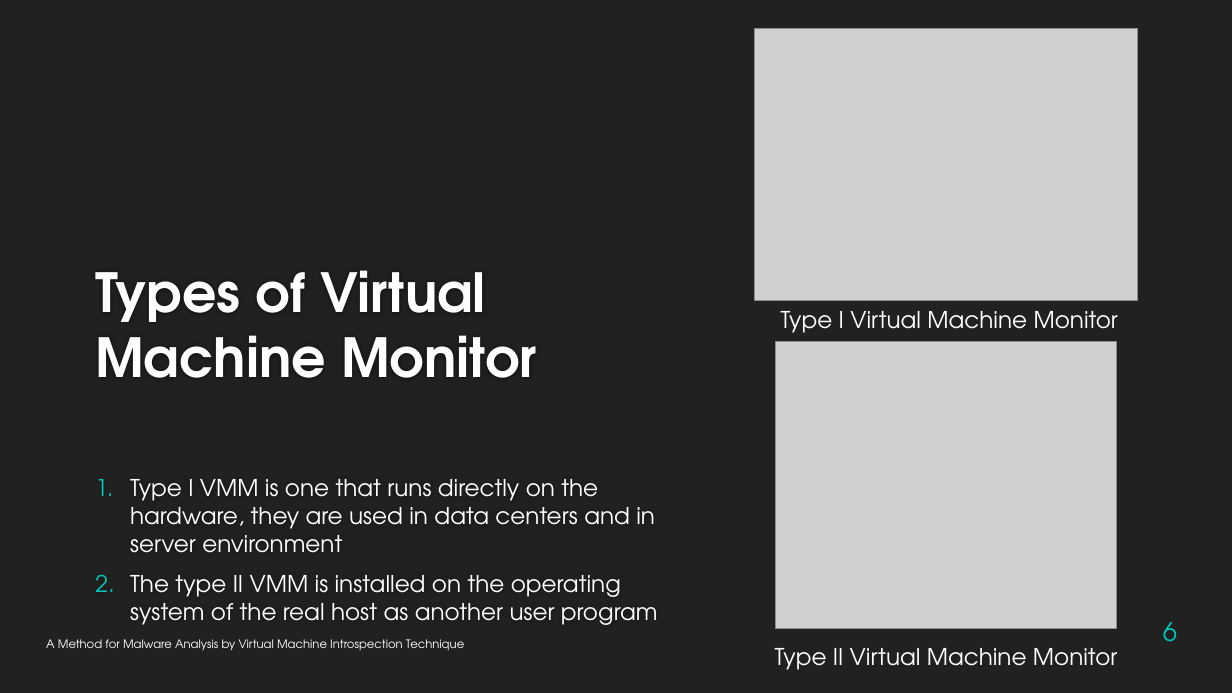
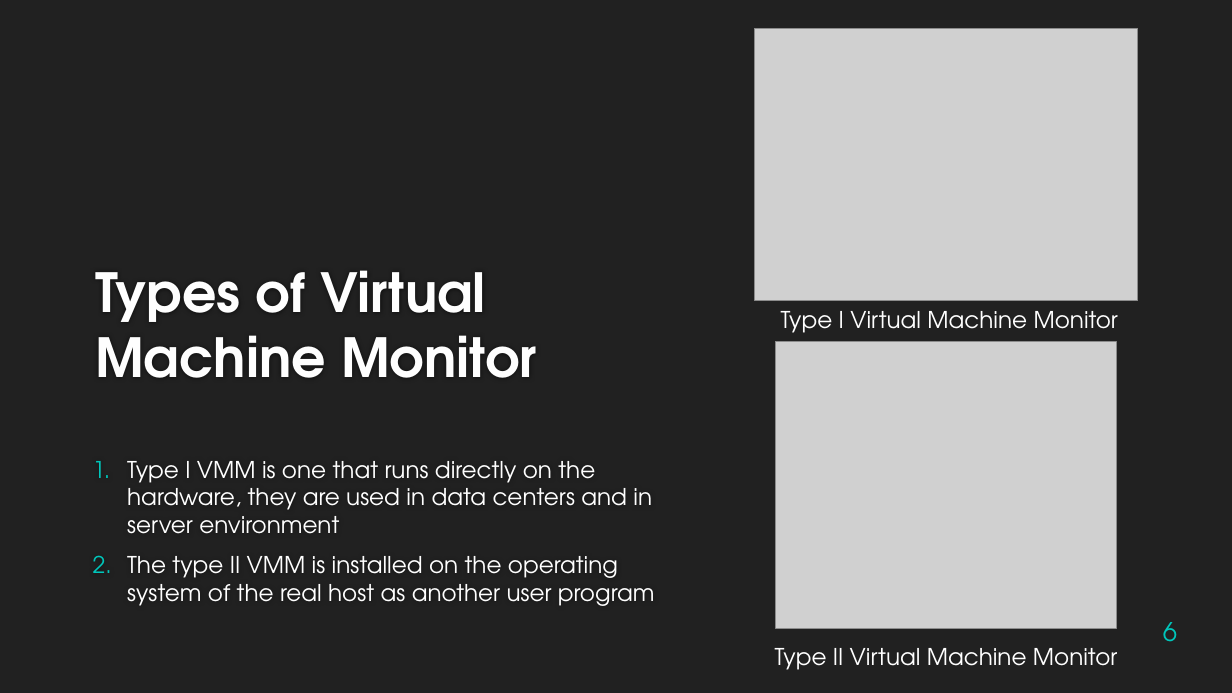
Before and after one commit to KiRiLldrs/academic-fundamentals, a slide deck: slide 6 of lab3 V2.pptx. Drawn at 1232x693 pixels with LibreOffice and Linux fonts; fonts in the diff are those of the drawing; grey boxes stand for pictures; background and template pictures are left out. Boxes give left, top, right and bottom in pixels: in the first picture for what was removed or moved away, otherwise in the second. Text is boxed around its words. In the diff, an @@ line names an element or a change of style, - is before the commit and + after.

```diff
--- a/lab3 V2.pptx
+++ b/lab3 V2.pptx
@@ text "Type I VMM is one ...": place and size @@
-text "Type I VMM is one ..." at [130, 479, 658, 625]
+text "Type I VMM is one ..." at [127, 461, 655, 606]
@@ text removed at [46, 639, 464, 650] @@
-A Method for Malware Analysis by Virtual Machine Introspection Technique
```
Also in this commit, not shown: 12 other slides changed.
